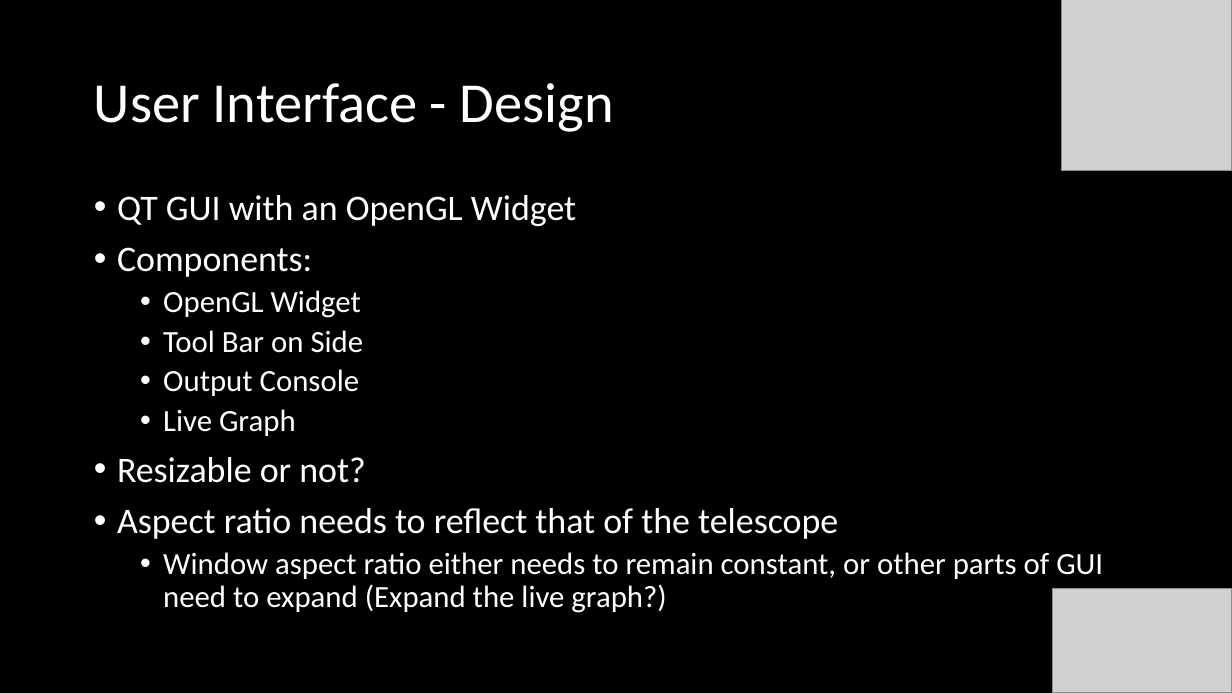
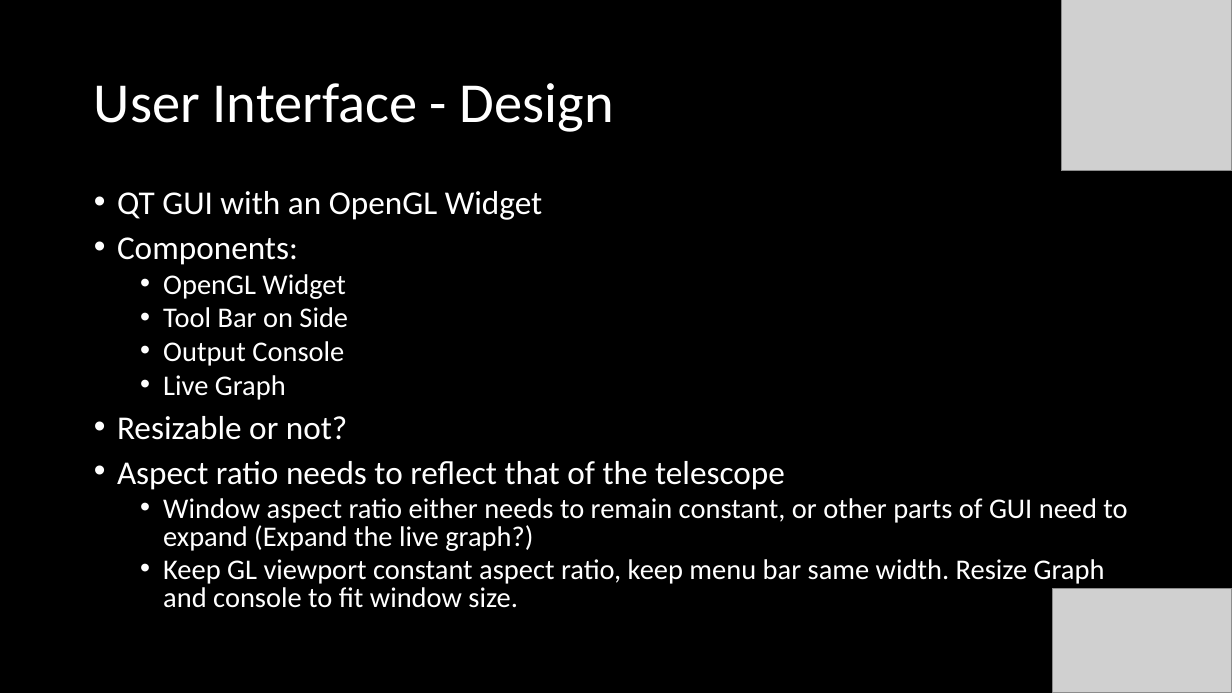
Before and after one commit to henry-valentine/COMPASS, a slide deck: slide 11 of documentation/COMPASS Project Status Document.pptx (slide 10 before the commit). Drawn at 1232x693 pixels with LibreOffice and Linux fonts; fonts in the diff are those of the drawing; grey boxes stand for pictures. Boxes give left, top, right and bottom in pixels: in the first picture for what was removed or moved away, otherwise in the second. Text is boxed around its words. In the diff, an @@ line names an element or a change of style, - is before the commit and + after.

```diff
--- a/documentation/COMPASS Project Status Document.pptx
+++ b/documentation/COMPASS Project Status Document.pptx
@@ text at (117, 191, 1127, 551): size 28 to 25.9 pt in "QT GUI with an OpenGL Widget", "Components:", "Resizable or not?", "Aspect ratio needs to reflect that of ..."; size 24 to 22.2 pt in "OpenGL Widget", "Tool Bar on Side", "Output Console", "Live Graph" and 1 more places; line spacing 0.9 to 0.8 @@
@@ text at (163, 559, 1105, 608): paragraph added @@
+  • Keep GL viewport constant aspect ratio, keep menu bar same width. Resize Graph and console to fit window size.
```
Also in this commit, not shown: 7 other slides changed, 6 slides added, 12 other files.
